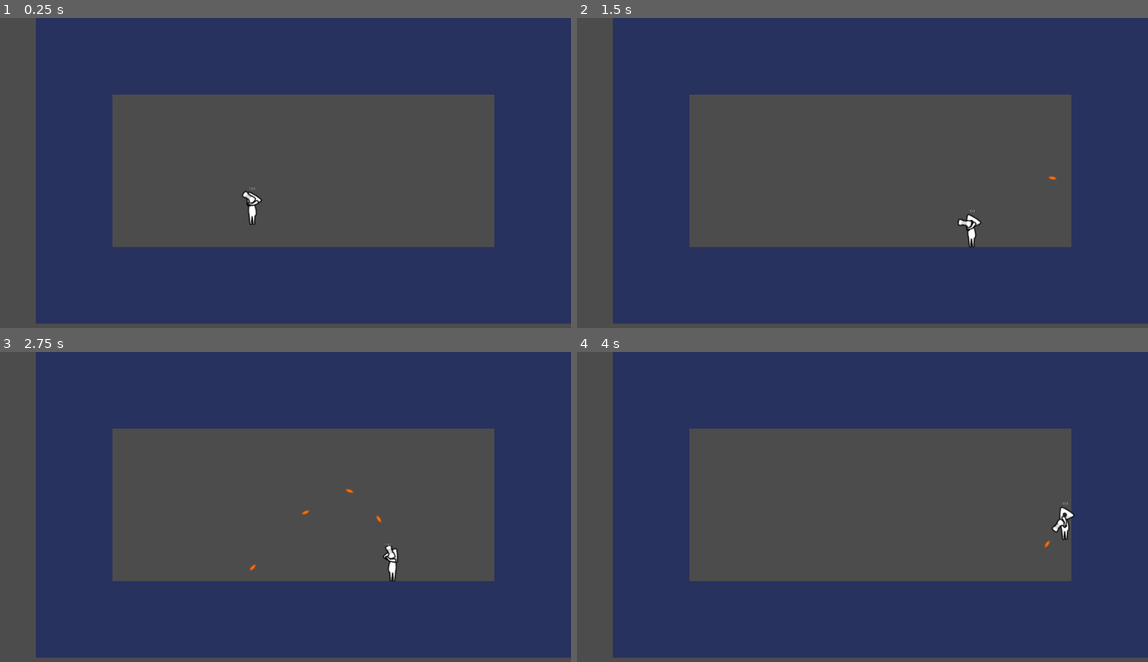
Above: before the commit, frames 1-4 (two rows, left to right).
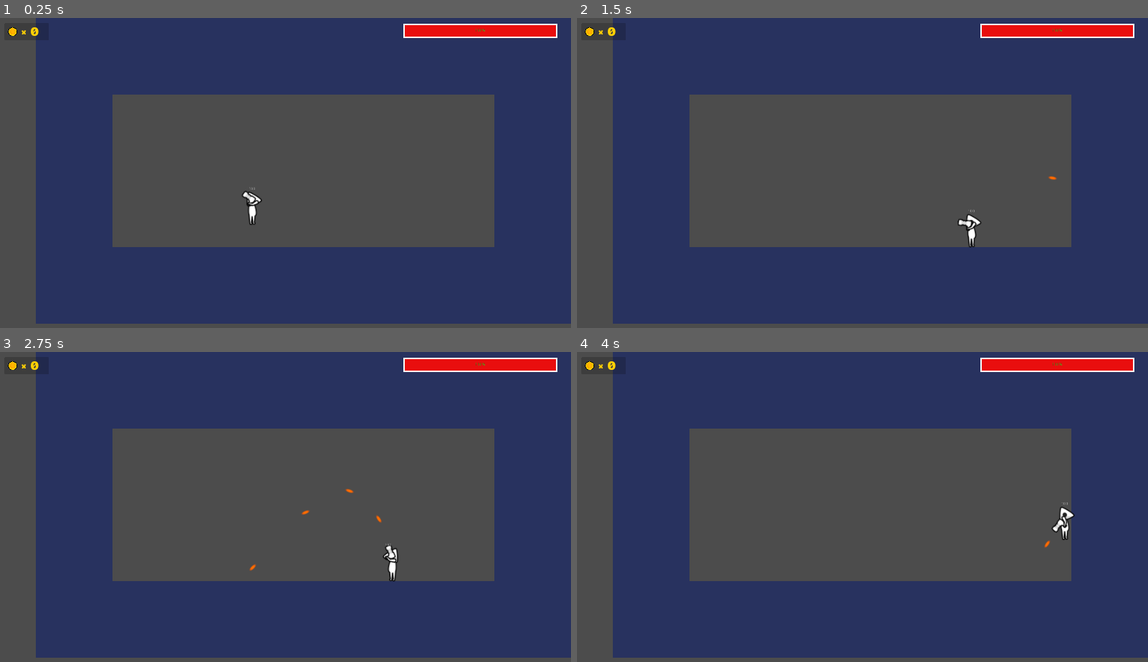
Above: after the commit, the same moments.

Repository: Addcrypto/Bit-Cookie
Game: Godot game, scene res://src/levels/Test2.tscn
The game is run twice, just before and just after one commit, with the same random seed, the same clock (stepped at 60 frames per second) and the same inputs. This scene is started directly instead of the project's main scene.
Inputs (mouse positions are in pixels of both pictures, inside the frame that each line leads up to):
- Up to frame 1 (0.25 s): no input
- Up to frame 2 (1.5 s): move the mouse to (988, 163) at 0.52 s; press the mouse at (988, 163) at 0.53 s; hold D (move_right) from 0.53 s (still down); tap Space (jump) at 0.77 s; move the mouse to (748, 194) at 1.27 s; release the mouse at (748, 194) at 1.28 s; tap Shift (sprint) at 1.35 s
- Up to frame 3 (2.75 s): tap Space (jump) at 1.52 s; move the mouse to (342, 441) at 2.02 s; release D (move_right) at 2.03 s; press the mouse at (342, 441) at 2.03 s; hold A (move_left) from 2.03 s (still down)
- Up to frame 4 (4 s): move the mouse to (833, 578) at 2.77 s; release A (move_left) at 2.78 s; release the mouse at (833, 578) at 2.78 s; hold D (move_right) from 2.78 s (still down); tap Shift (sprint) at 2.85 s; tap Space (jump) at 3.02, 3.77 s; move the mouse to (1033, 562) at 3.52 s; press the mouse at (1033, 562) at 3.53 s

The runs differ from the first frame. In frame 1, 1.3% of the frame differs, in the area x 1-98%, y 1-7%; in frame 2, 1.3%; in frame 3, 1.3%; in frame 4, 1.3%.

Commit message:
Update Coin pic Save setting out of game HUD LVL2

Diff:
--- a/src/levels/Test2.tscn
+++ b/src/levels/Test2.tscn
@@ -6,6 +6,7 @@
 [ext_resource path="res://src/prefabs/Camera.tscn" type="PackedScene" id=4]
 [ext_resource path="res://src/scripts/Gun.gd" type="Script" id=5]
 [ext_resource path="res://assets/tilesets/DebugTileset.png" type="Texture" id=6]
+[ext_resource path="res://src/prefabs/HUD.tscn" type="PackedScene" id=7]
 
 [sub_resource type="ConvexPolygonShape2D" id=2]
 points = PoolVector2Array( 0, 0, 256, 0, 256, 256, 0, 256 )
@@ -347,3 +348,5 @@
 margin_top = -63.0
 margin_right = 20.0
 margin_bottom = -49.0
+
+[node name="HUD" parent="." instance=ExtResource( 7 )]
--- a/src/prefabs/HUD.tscn
+++ b/src/prefabs/HUD.tscn
@@ -1,6 +1,6 @@
 [gd_scene load_steps=10 format=2]
 
-[ext_resource path="res://assets/items/SimpleCoin.png" type="Texture" id=1]
+[ext_resource path="res://assets/items/Coin.png" type="Texture" id=1]
 [ext_resource path="res://assets/fonts/Planet-Joy.ttf" type="DynamicFontData" id=2]
 [ext_resource path="res://src/scripts/HUD.gd" type="Script" id=3]
 
@@ -48,10 +48,10 @@
 custom_styles/panel = SubResource( 1 )
 
 [node name="TextureRect" type="TextureRect" parent="."]
-margin_left = 35.0
-margin_top = 29.0
-margin_right = 68.0
-margin_bottom = 61.0
+margin_left = 32.0
+margin_top = 28.0
+margin_right = 70.0
+margin_bottom = 63.0
 texture = ExtResource( 1 )
 expand = true
 stretch_mode = 5
--- a/src/scripts/Menus/MainMenu.gd
+++ b/src/scripts/Menus/MainMenu.gd
@@ -1,4 +1,26 @@
 extends Node2D
+
+func _ready():
+    var file = File.new()
+    if(not OptionVariables.Opened):
+        if(file.file_exists("user://OptionData.txt")):
+            file.open("user://OptionData.txt", file.READ)
+            var temp = file.get_csv_line()
+            if(temp[0].to_lower() == "true"):
+                OptionVariables.Fullscreen = true
+                OS.window_fullscreen = true
+            OptionVariables.MasterValue = float(temp[1])
+            OptionVariables.MusicValue = float(temp[2])
+            OptionVariables.FXValue = float(temp[3])
+
+            AudioServer.set_bus_volume_db(0, float(temp[1]))
+            AudioServer.set_bus_volume_db(1, float(temp[2]))
+            AudioServer.set_bus_volume_db(2, float(temp[3]))
+        else:
+            file.open("user://OptionData.txt", file.WRITE)
+            file.store_string("false,0,0,0")
+        file.close()
+        OptionVariables.Opened = true
 
 func _on_quitButton_pressed():
   get_tree().quit()
--- a/src/scripts/Menus/OptionVariables.gd
+++ b/src/scripts/Menus/OptionVariables.gd
@@ -10,6 +10,7 @@
 var FXValue = 0
 var Fullscreen = false
 var Exiting = false
+var Opened = false
 
 # Called when the node enters the scene tree for the first time.
 func _ready():
--- a/src/scripts/Menus/OptionsMenu.gd
+++ b/src/scripts/Menus/OptionsMenu.gd
@@ -9,6 +9,7 @@
 onready var MusicValue = OptionVariables.MusicValue
 onready var FXValue = OptionVariables.FXValue
 onready var FullValue = OptionVariables.Fullscreen
+onready var file = File.new()
 
 
 func _ready():
@@ -16,12 +17,17 @@
     MusicSlider.value = MusicValue
     FXSlider.value = FXValue
     FullCheck.pressed = FullValue
+    file.open("user://OptionData.txt", file.WRITE)
 
 func _on_FullScreenCheckBox_pressed():
     OS.window_fullscreen = !OS.window_fullscreen
     OptionVariables.Fullscreen = !OptionVariables.Fullscreen
 
 func _on_backButton_pressed():
+    var Settings = String(FullCheck.pressed)+","+String(OptionVariables.MasterValue)+","+String(OptionVariables.MusicValue)+","+String(OptionVariables.FXValue)
+
+    file.store_string(Settings)
+    file.close()
     var _temp = get_tree().change_scene("res://src/menus/MainMenu.tscn")
 
 
Not shown: 1 places in src/levels/Test2.tscn that only renumber resources
